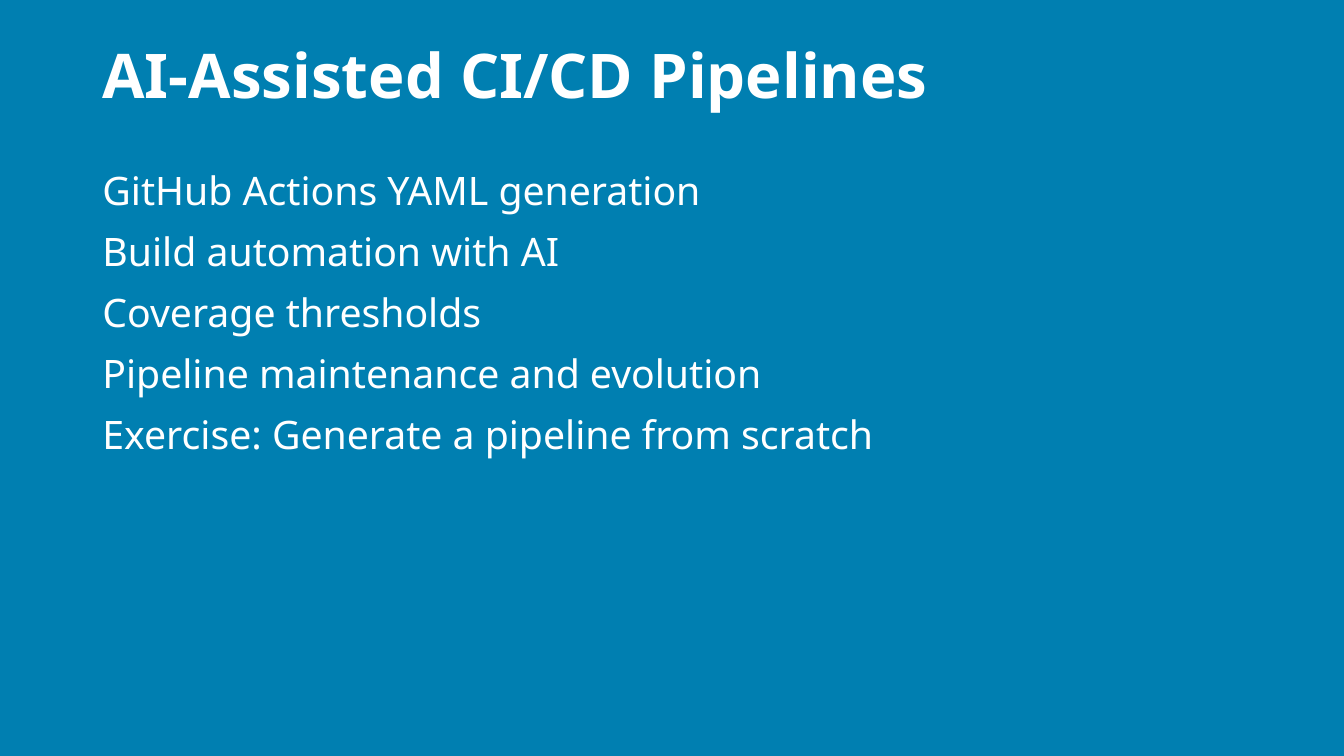
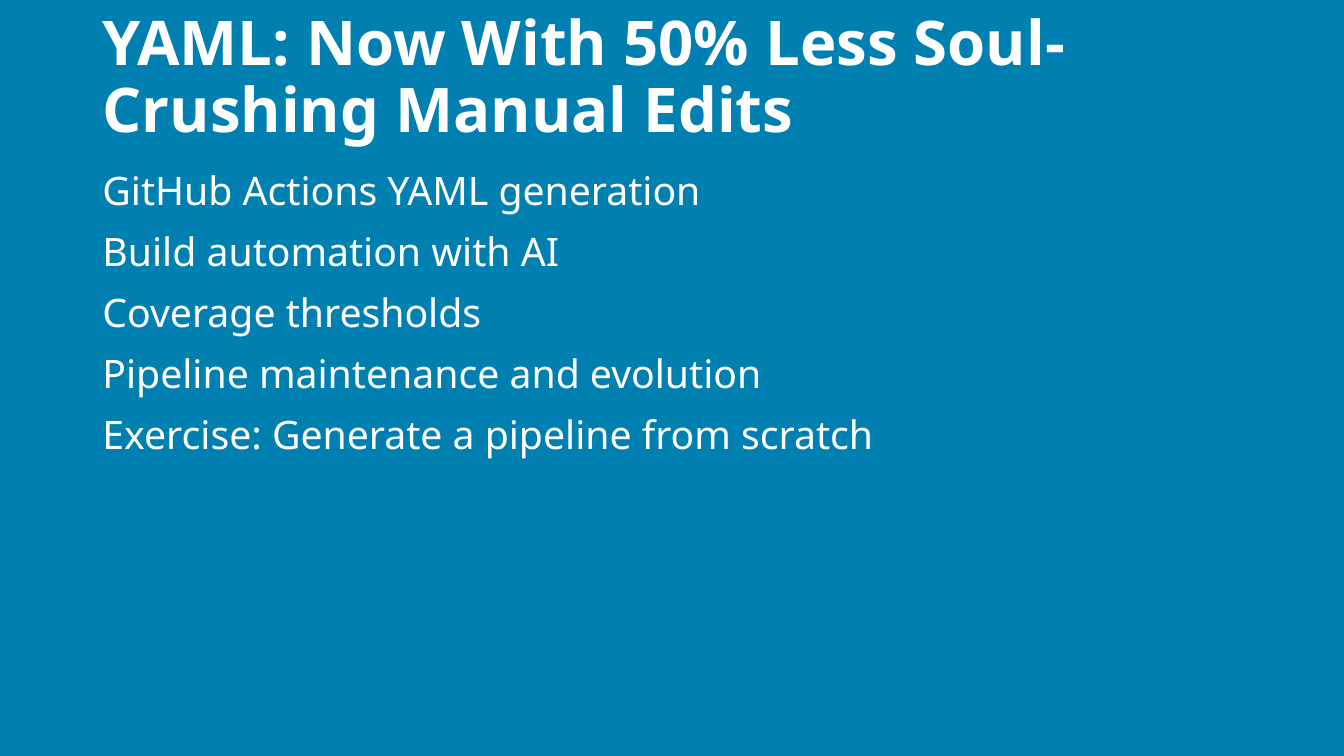
Before and after one commit to j0hnnymiller/AI-Assisted-Software-Development, a slide deck: slide 60 of slides/output/aiasd-311-monday-draft.pptx (slide 67 before the commit). Drawn at 1344x756 pixels with LibreOffice and Linux fonts; fonts in the diff are those of the drawing; background and template pictures are left out. Boxes give left, top, right and bottom in pixels: in the first picture for what was removed or moved away, otherwise in the second. Text is boxed around its words. In the diff, an @@ line names an element or a change of style, - is before the commit and + after.

```diff
--- a/slides/output/aiasd-311-monday-draft.pptx
+++ b/slides/output/aiasd-311-monday-draft.pptx
@@ title at [102, 18, 1065, 147]: text changed @@
-AI-Assisted CI/CD Pipelines
+YAML: Now With 50% Less Soul-Crushing Manual Edits
```
Also in this commit, not shown: 87 other slides changed, 6 slides added, 22 slides removed, 10 other files.
